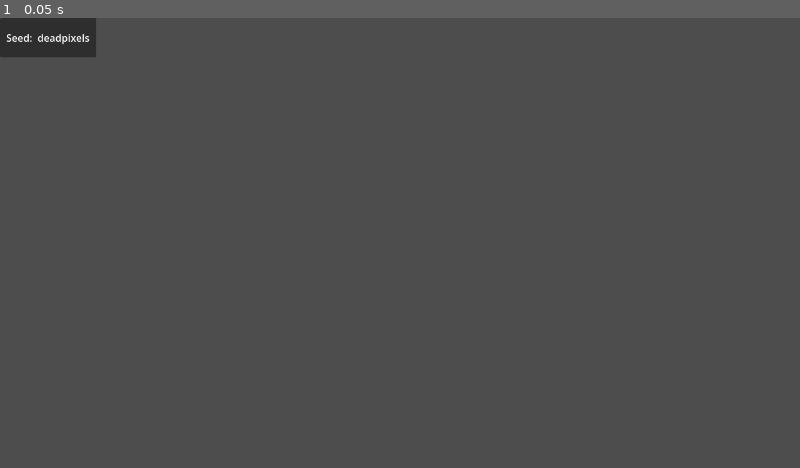
Above: before the commit, frame 1.
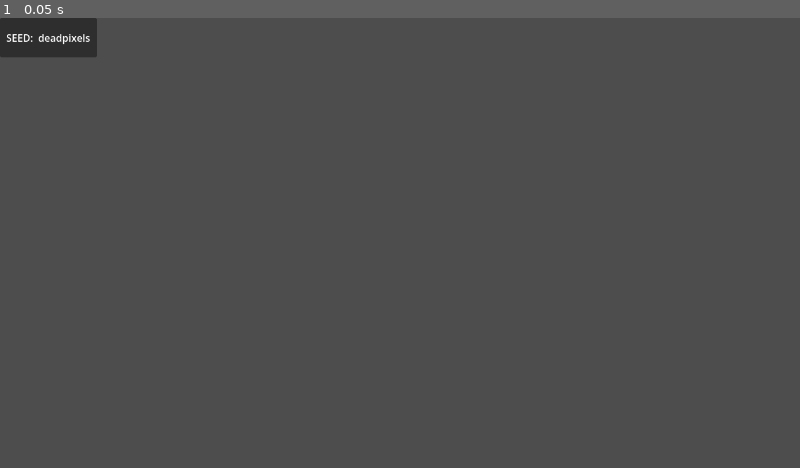
Above: after the commit, the same moment.

Repository: SinelVinesh/spin-the-wheel
Game: Godot game, scene res://levels/game/game.tscn
The game is run twice, just before and just after one commit, with the same random seed, the same clock (stepped at 60 frames per second) and the same inputs.
Inputs:
- Up to frame 1 (0.05 s): no input

The runs differ from the first frame. In frame 1, 0.1% of the frame differs, in the area x 1-13%, y 0-9%.

Commit message:
chore: update debug window management

Diff:
--- a/ui/debug_window/debug_window.gd
+++ b/ui/debug_window/debug_window.gd
@@ -1,10 +1,11 @@
 extends CanvasLayer
 
-var label_mapping: Dictionary = {}
+const SEED = "SEED"
+
+var _label_mapping: Dictionary[String,Label] = {}
 
 # Called when the node enters the scene tree for the first time.
 func _ready() -> void:
-	_initialize()
 	EventBus.seed_updated.connect(_update_seed)
 
 func create_debug_line(title: String, data: Variant) -> void:
@@ -17,13 +18,13 @@
 	container.add_child(title_label)
 	container.add_child(data_label)
 	%LogWindow.add_child(container)
-	label_mapping[title] = data_label
+	_label_mapping[title] = data_label
 
 func _initialize() -> void:
-	create_debug_line("Seed", RandomManager.game_seed)
+	create_debug_line(SEED, RandomManager.game_seed)
 
 func _update_seed() -> void:
-	if "Seed" in label_mapping:
-		label_mapping["Seed"].text = RandomManager.game_seed
+	if SEED in _label_mapping:
+		_label_mapping[SEED].text = RandomManager.game_seed
 	else:
-		create_debug_line("Seed", RandomManager.game_seed)
+		create_debug_line(SEED, RandomManager.game_seed)
